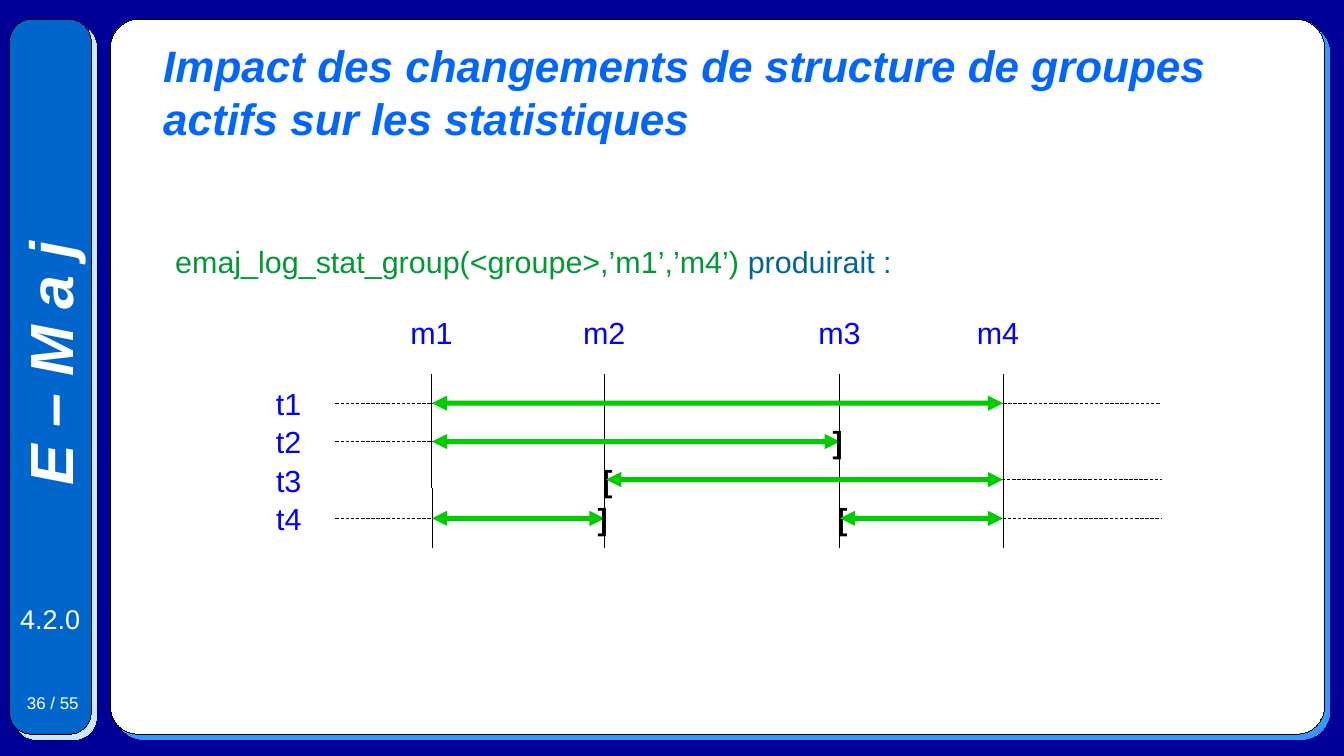
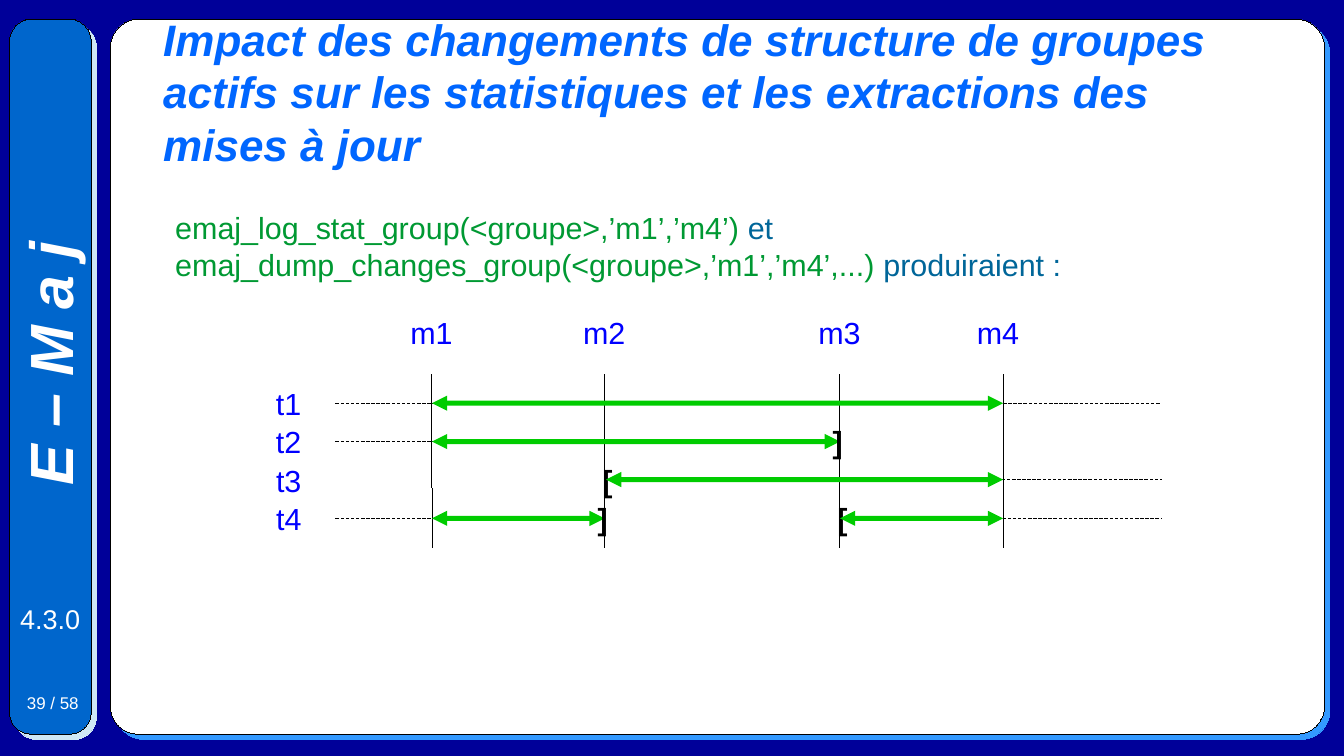
Before and after one commit to beaud76/emaj_doc, a slide deck: slide 39 of Emaj.devel_pres_fr.odp (slide 36 before the commit). Drawn at 1344x756 pixels with LibreOffice and Linux fonts; fonts in the diff are those of the drawing. Boxes give left, top, right and bottom in pixels: in the first picture for what was removed or moved away, otherwise in the second. Text is boxed around its words. In the diff, an @@ line names an element or a change of style, - is before the commit and + after.

```diff
--- a/Emaj.devel_pres_fr.odp
+++ b/Emaj.devel_pres_fr.odp
@@ title at (163, 24, 1205, 170): text changed @@
-Impact des changements de structure de groupes actifs sur les statistiques
+Impact des changements de structure de groupes actifs sur les statistiques et les extractions des mises à jour
@@ text at (175, 217, 1044, 282): text changed @@
-emaj_log_stat_group(<groupe>,’m1’,’m4’) produirait :
+emaj_log_stat_group(<groupe>,’m1’,’m4’) et
+emaj_dump_changes_group(<groupe>,’m1’,’m4’,...) produiraient :
@@ text at (20, 610, 80, 630): text changed @@
-4.2.0
+4.3.0
@@ page number at (27, 697, 79, 709): text changed @@
-36 / 55
+39 / 58
```
Also in this commit, not shown: 53 other slides changed, 3 slides added, 7 other files.
